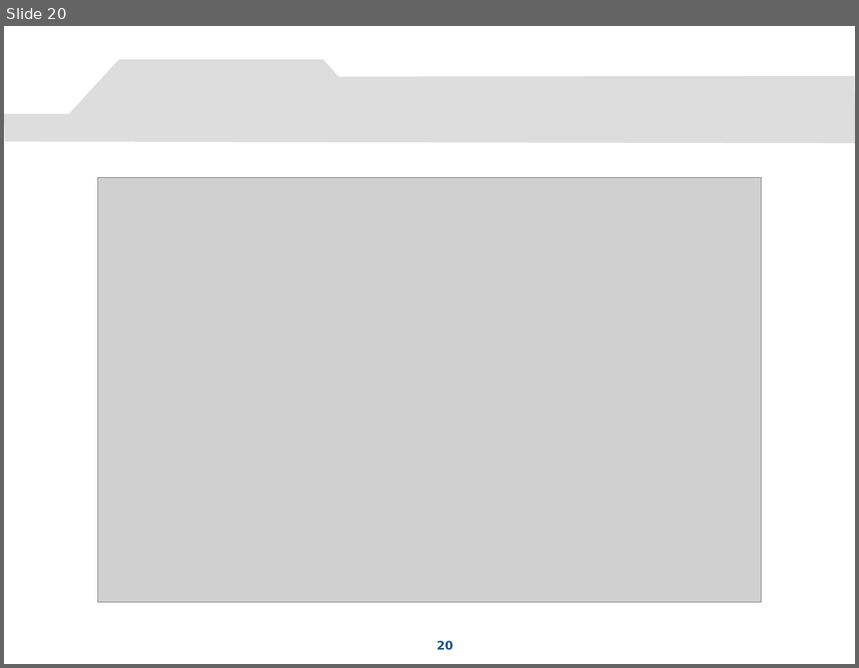
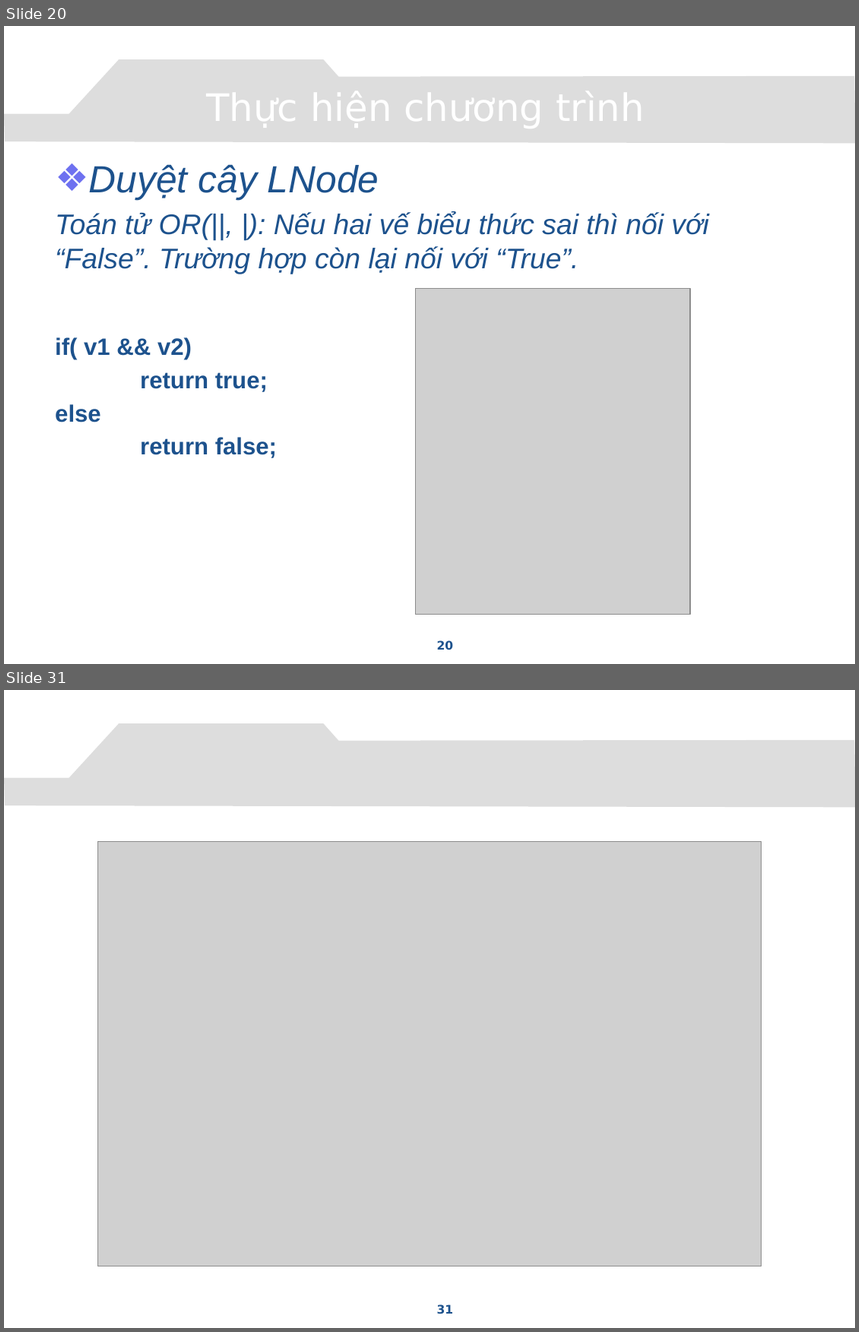
Before and after one commit to congcuong-cse/autotesting-lvtn, a slide deck: Document/Presentation.pptx. Shown one above the other, each under a label of ours: slide 20 before the commit, slides 20 and 31 after it; the slides between them are not shown. The pictures are 859x668 and 859x1332 pixels, drawn with LibreOffice and Linux fonts; fonts in the diff are those of the drawing; grey boxes stand for pictures; background and template pictures are left out. Boxes give left, top, right and bottom in pixels: in the first picture for what was removed or moved away, otherwise in the second. Text is boxed around its words. In the diff, an @@ line names an element or a change of style, - is before the commit and + after.

```diff
--- a/Document/Presentation.pptx
+++ b/Document/Presentation.pptx
@@ slide 20 added at bbox=[4, 26, 855, 664], background picture (left out); not listed: 1 template element that a slide beside it also shows @@
@@ title added at bbox=[61, 80, 791, 132], 32 pt, text #FFFFFF @@
+Thực hiện chương trình
@@ text added at bbox=[55, 164, 709, 458], 24 pt, text #1D528D, italic @@
+❖ Duyệt cây LNode
+Toán tử OR(||, |): Nếu hai vế biểu thức sai thì nối với “False”. Trường hợp còn lại nối với “True”.
+if( v1 && v2)
+return true;
+else
+return false;
@@ picture added at bbox=[415, 288, 690, 614] @@
@@ page number added at bbox=[437, 641, 454, 651], 10 pt, text #1D528D, bold @@
+20
@@ what was slide 20 is now slide 31 @@
@@ page number at bbox=[437, 1305, 454, 1315]: text changed @@
-20
+31
```
Also in this commit, not shown: 12 slides changed, 10 other slides added.
